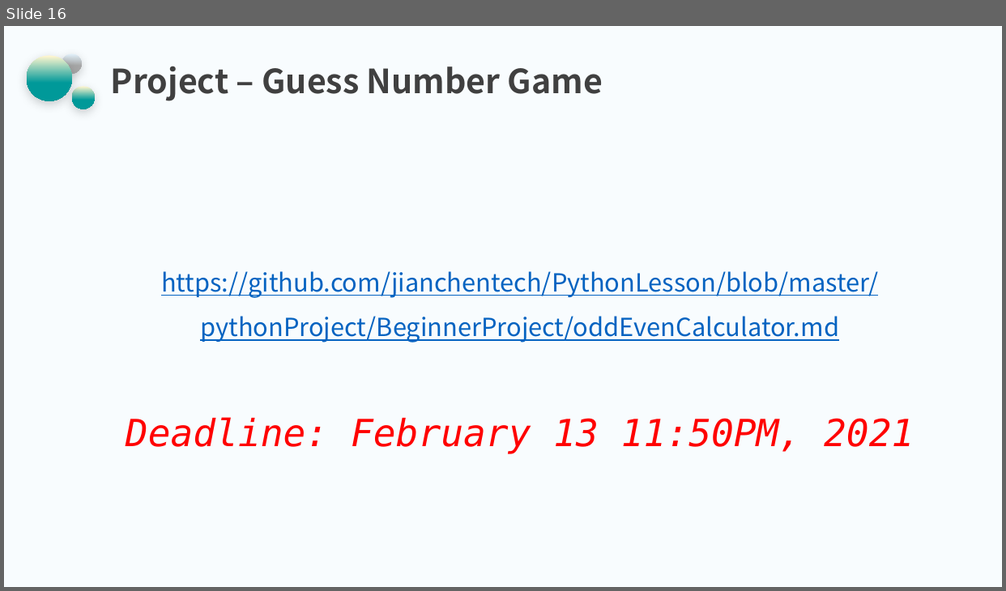
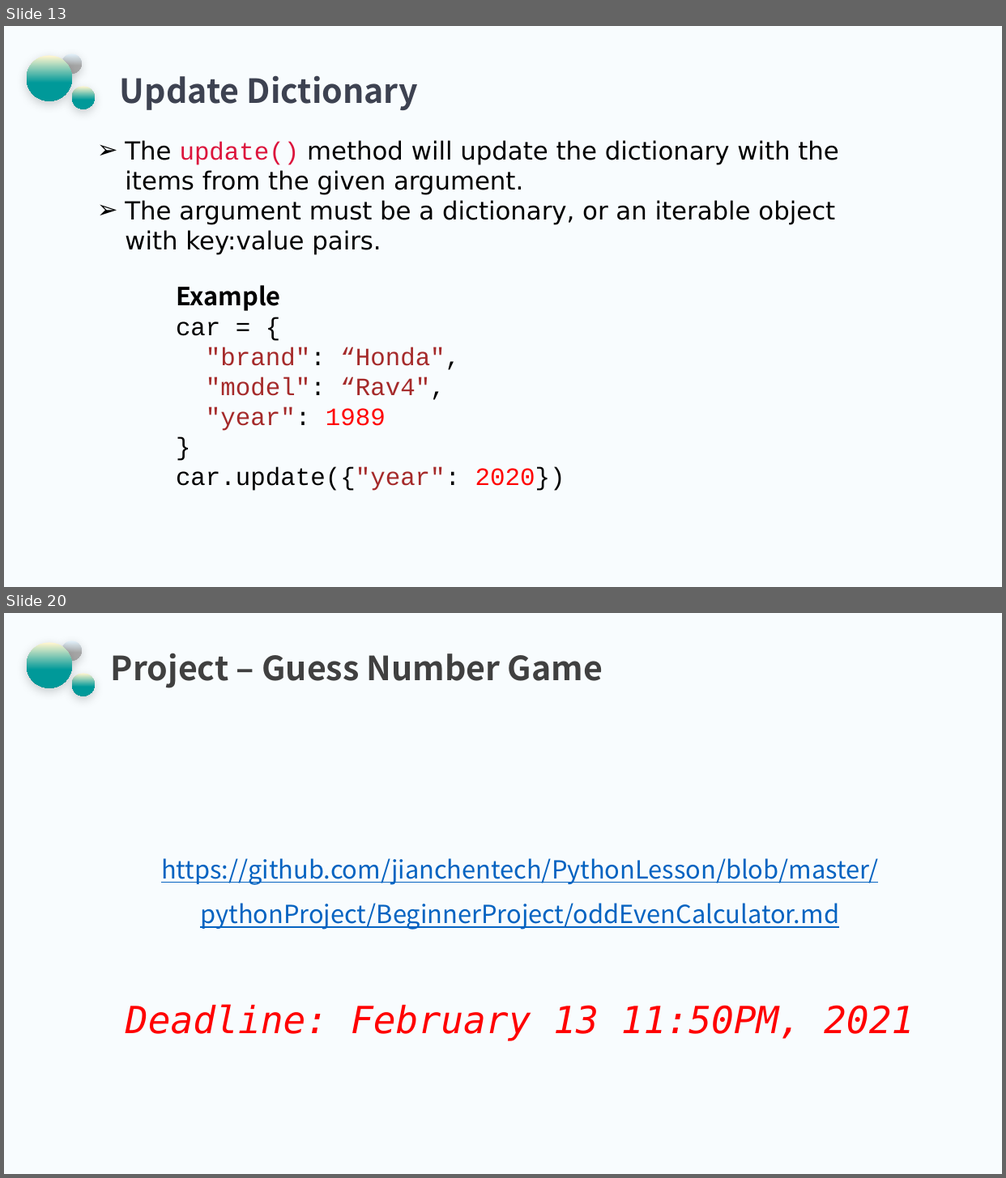
Before and after one commit to jianchentech/PythonLesson, a slide deck: pythonBeginnerLecture/PythonPart10.pptx. Shown one above the other, each under a label of ours: slide 16 before the commit, slides 13 and 20 after it; the slides between them are not shown. The pictures are 1006x591 and 1006x1178 pixels, drawn with LibreOffice and Linux fonts; fonts in the diff are those of the drawing; background and template pictures are left out. Boxes give left, top, right and bottom in pixels: in the first picture for what was removed or moved away, otherwise in the second. Text is boxed around its words. In the diff, an @@ line names an element or a change of style, - is before the commit and + after.

```diff
--- a/pythonBeginnerLecture/PythonPart10.pptx
+++ b/pythonBeginnerLecture/PythonPart10.pptx
@@ slide 13 added at box(4, 26, 1002, 587), background picture (left out); not listed: 3 template elements that a slide beside it also shows @@
@@ text added at box(120, 75, 418, 110), 32 pt, text #3D4251, bold @@
+Update Dictionary
@@ text added at box(125, 140, 839, 255), 24 pt, text #000000 @@
+➢ The update() method will update the dictionary with the items from the given argument.
+➢ The argument must be a dictionary, or an iterable object with key:value pairs.
@@ text added at box(176, 285, 565, 491), 24 pt, text #A52A2A @@
+Example
+car = {
+"brand": “Honda",
+"model": “Rav4",
+"year": 1989
+}
+car.update({"year": 2020})
@@ what was slide 16 is now slide 20 @@
```
Also in this commit, not shown: 3 slides changed, 14 other slides added, 11 slides removed.
